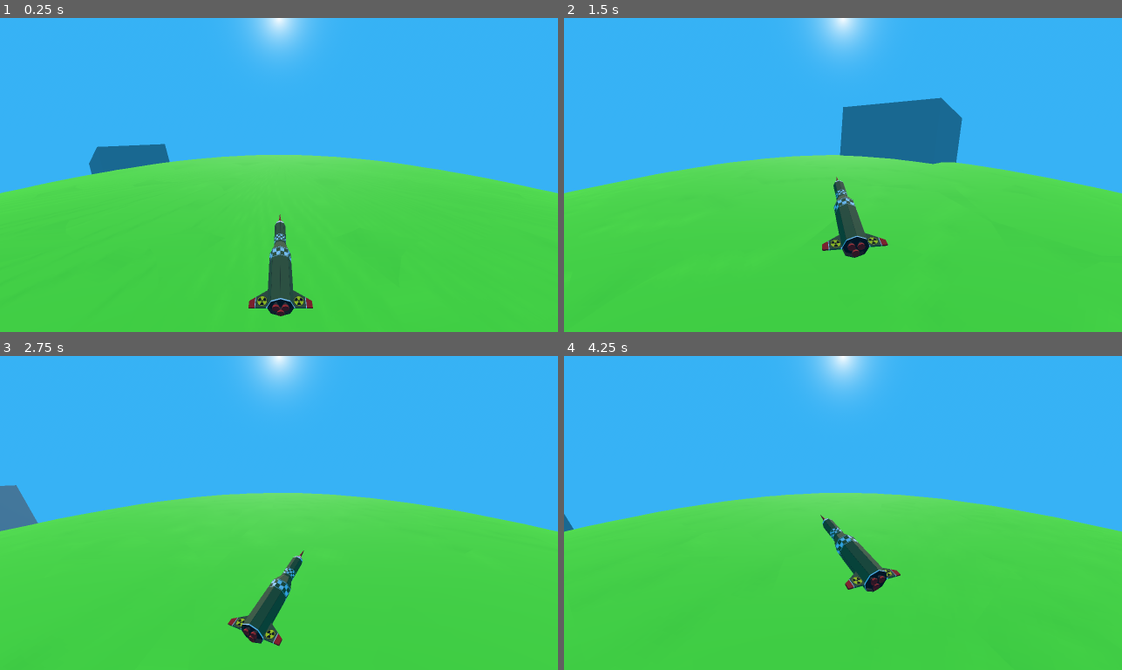
Above: before the commit, frames 1-4 (two rows, left to right).
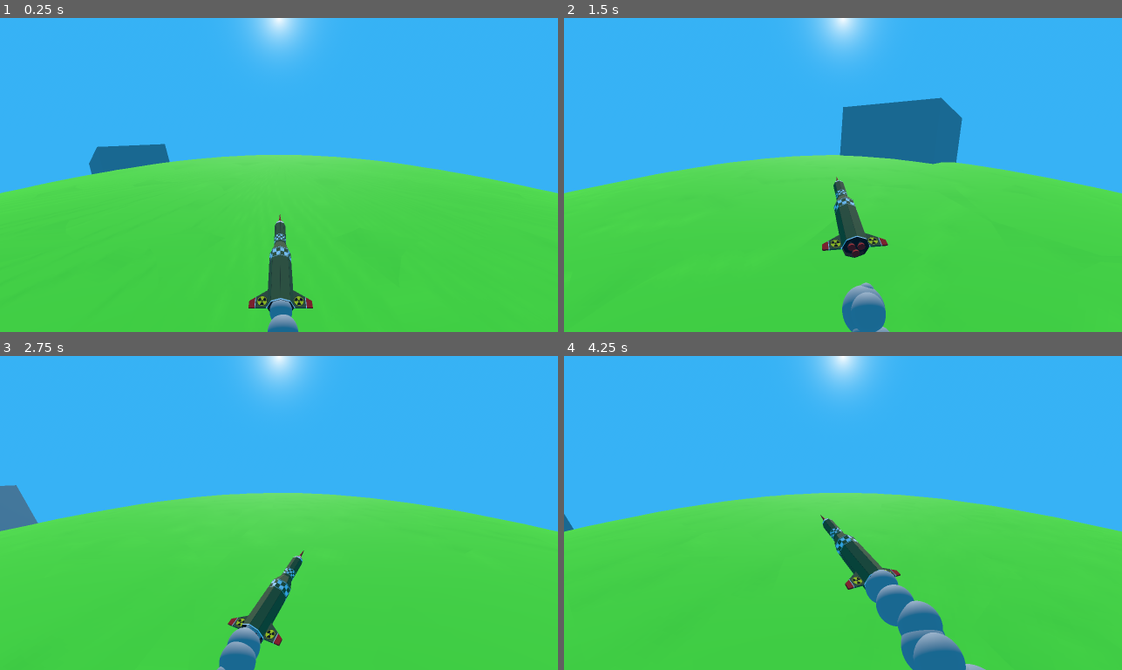
Above: after the commit, the same moments.

Repository: JacobCormier/I-cant-blow-up-mankind
Game: Godot game, scene res://scenes/Level1.tscn
Same seed, same stepped clock (60 frames per second), same inputs: the game is played once before the commit and once after it. Sound files missing from this copy of the repository are replaced by a short silence.
Inputs:
- Up to frame 1 (0.25 s): no input
- Up to frame 2 (1.5 s): tap Enter at 0.5 s; hold Right (ui_right) 0.53-1.28 s; tap Space (ui_select) at 0.77 s; hold Left (ui_left) from 1.28 s (still down)
- Up to frame 3 (2.75 s): tap Space (ui_select) at 1.52 s; release Left (ui_left) at 2.03 s; hold Right (ui_right) from 2.03 s (still down)
- Up to frame 4 (4.25 s): tap Space (ui_select) at 3.02, 3.77 s; release Right (ui_right) at 3.53 s; hold Left (ui_left) from 3.53 s (still down)

The runs differ from the first frame. In frame 1, 0.4% of the frame differs, in the area x 47-54%, y 89-100%; in frame 2, 1.0%; in frame 3, 0.8%; in frame 4, 2.8%, in the area x 53-76%, y 68-100%.

Commit message:
Refactored player scene, added particles

Diff:
--- a/scenes/Level1.tscn
+++ b/scenes/Level1.tscn
@@ -1,9 +1,7 @@
-[gd_scene load_steps=13 format=3 uid="uid://b2tjmlptu81xy"]
+[gd_scene load_steps=11 format=3 uid="uid://b2tjmlptu81xy"]
 
-[ext_resource type="PackedScene" uid="uid://d2bax0x8x0ye7" path="res://resources/assets/models/ICBM/ICBM.fbx" id="1_0ceod"]
 [ext_resource type="Script" path="res://scripts/level_managing/globe_manager.gd" id="2_4oixf"]
-[ext_resource type="Script" path="res://scripts/player/player_controller.gd" id="3_iywlv"]
-[ext_resource type="Script" path="res://scripts/player/rocket_animator.gd" id="4_76p6r"]
+[ext_resource type="PackedScene" uid="uid://cwtn180ee6nw8" path="res://scenes/player/player.tscn" id="2_xur1j"]
 
 [sub_resource type="ProceduralSkyMaterial" id="ProceduralSkyMaterial_ufb2q"]
 sky_top_color = Color(0.217712, 0.699647, 0.960938, 1)
@@ -76,10 +74,5 @@
 skeleton = NodePath("../..")
 surface_material_override/0 = SubResource("StandardMaterial3D_p3gbj")
 
-[node name="Player" type="Node3D" parent="."]
+[node name="Player" parent="." instance=ExtResource("2_xur1j")]
 transform = Transform3D(1, 0, 0, 0, 1, 0, 0, 0, 1, 0, 494, 97)
-script = ExtResource("3_iywlv")
-
-[node name="ICBM" parent="Player" instance=ExtResource("1_0ceod")]
-transform = Transform3D(1, 0, 0, 0, 0.320927, 0.947104, 0, -0.947104, 0.320927, 0, 0, 0.763107)
-script = ExtResource("4_76p6r")
--- /dev/null
+++ b/scenes/particles/rocket_particles.tscn
@@ -0,0 +1,32 @@
+[gd_scene load_steps=5 format=3 uid="uid://bypkrts3xqu66"]
+
+[sub_resource type="Curve" id="Curve_dvnpv"]
+_data = [Vector2(0.0144928, 0.505494), 0.0, 0.0, 0, 0, Vector2(0.355072, 0.901099), 0.0, 0.0, 0, 0, Vector2(1, 0), -1.70604, 0.0, 0, 0]
+point_count = 3
+
+[sub_resource type="CurveTexture" id="CurveTexture_sau1p"]
+curve = SubResource("Curve_dvnpv")
+
+[sub_resource type="ParticleProcessMaterial" id="ParticleProcessMaterial_bpjdr"]
+direction = Vector3(0, -1, 0)
+spread = 5.0
+initial_velocity_min = 200.0
+initial_velocity_max = 200.0
+gravity = Vector3(0, 0, 0)
+linear_accel_min = -370.0
+linear_accel_max = -300.0
+scale_max = 5.0
+scale_curve = SubResource("CurveTexture_sau1p")
+
+[sub_resource type="SphereMesh" id="SphereMesh_4nhqo"]
+
+[node name="rocket_particles" type="Node3D"]
+
+[node name="GPUParticles3D" type="GPUParticles3D" parent="."]
+transform = Transform3D(1, 0, 0, 0, 1, 0, 0, 0, 1, 0, -4.45442, -0.0541382)
+amount = 128
+lifetime = 0.38
+preprocess = 1.0
+randomness = 0.5
+process_material = SubResource("ParticleProcessMaterial_bpjdr")
+draw_pass_1 = SubResource("SphereMesh_4nhqo")
--- /dev/null
+++ b/scenes/player/player.tscn
@@ -0,0 +1,15 @@
+[gd_scene load_steps=5 format=3 uid="uid://cwtn180ee6nw8"]
+
+[ext_resource type="Script" path="res://scripts/player/player_controller.gd" id="1_h3d2r"]
+[ext_resource type="PackedScene" uid="uid://d2bax0x8x0ye7" path="res://resources/assets/models/ICBM/ICBM.fbx" id="2_3hlt2"]
+[ext_resource type="Script" path="res://scripts/player/rocket_animator.gd" id="3_btq88"]
+[ext_resource type="PackedScene" uid="uid://bypkrts3xqu66" path="res://scenes/particles/rocket_particles.tscn" id="4_gjylr"]
+
+[node name="Player" type="Node3D"]
+script = ExtResource("1_h3d2r")
+
+[node name="ICBM" parent="." instance=ExtResource("2_3hlt2")]
+transform = Transform3D(1, 0, 0, 0, 0.320927, 0.947104, 0, -0.947104, 0.320927, 0, 0, 0.763107)
+script = ExtResource("3_btq88")
+
+[node name="rocket_particles" parent="ICBM" instance=ExtResource("4_gjylr")]
